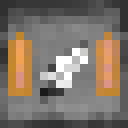
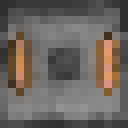
Before/after of a 128x128 layered artwork. What changed in the layer stack:
added layer "transferor_blank" above "export" over [0, 32, 120, 104]
hid "export" over [8, 32, 120, 104]
hid "whoop" over [40, 40, 88, 96]
